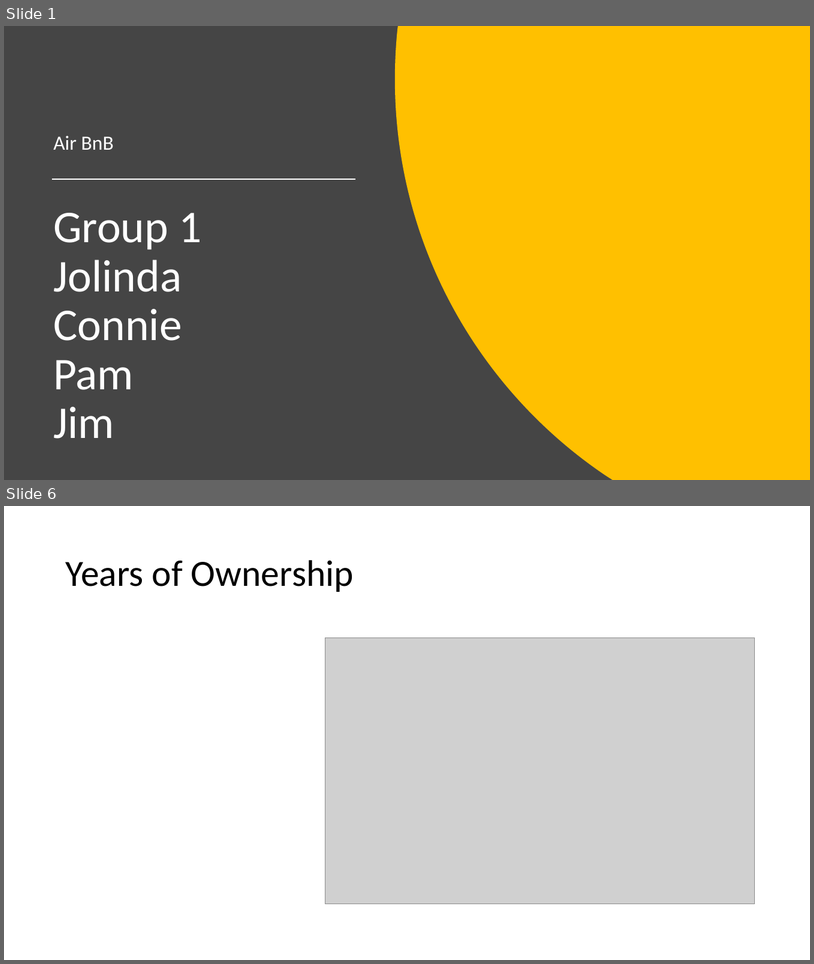
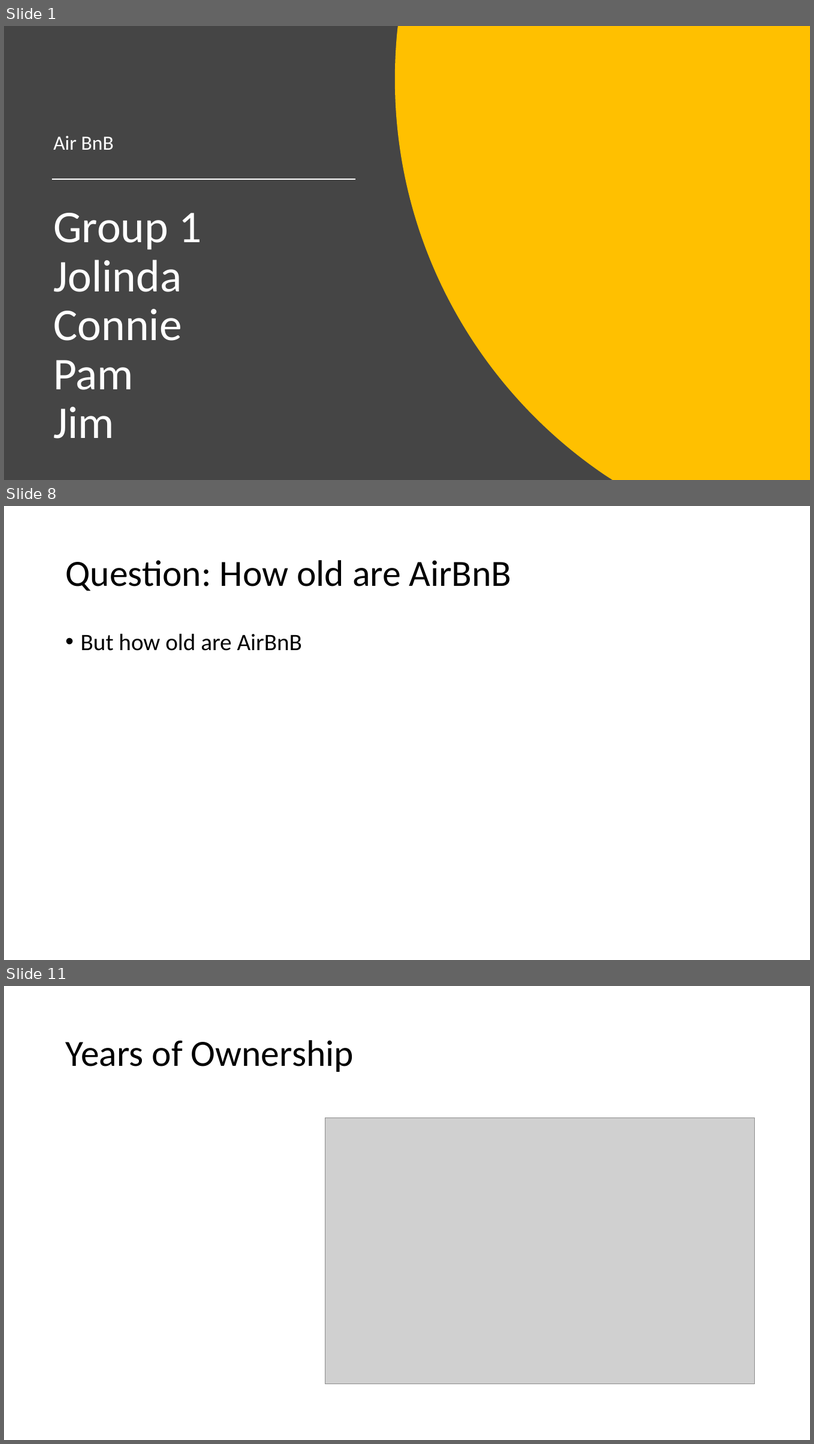
Before and after one commit to jaminiowa/Group-1-Project, a slide deck: Group 1 - AirBnB Presentation.pptx. Shown one above the other, each under a label of ours: slides 1 and 6 before the commit, slides 1, 8 and 11 after it; the slides between them are not shown. The pictures are 814x964 and 814x1444 pixels, drawn with LibreOffice and Linux fonts; fonts in the diff are those of the drawing; grey boxes stand for pictures. Boxes give left, top, right and bottom in pixels: in the first picture for what was removed or moved away, otherwise in the second. Text is boxed around its words. In the diff, an @@ line names an element or a change of style, - is before the commit and + after.

```diff
--- a/Group 1 - AirBnB Presentation.pptx
+++ b/Group 1 - AirBnB Presentation.pptx
@@ slide 8 added at box(4, 506, 810, 960), background #FFFFFF @@
@@ title added at box(65, 560, 512, 591), 44 pt, text #000000 @@
+Question: How old are AirBnB
@@ text added at box(81, 633, 302, 651), 28 pt, text #000000 @@
+• But how old are AirBnB
@@ what was slide 6 is now slide 11 @@
```
Also in this commit, not shown: 4 slides changed, 5 other slides added.
